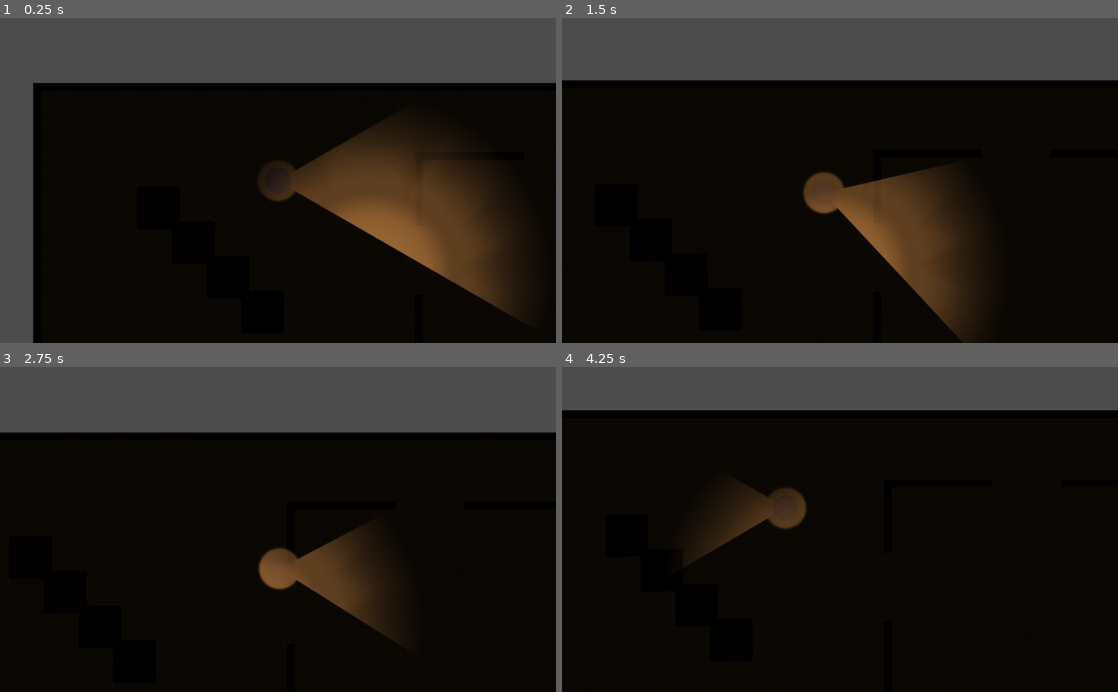
Above: before the commit, frames 1-4 (two rows, left to right).
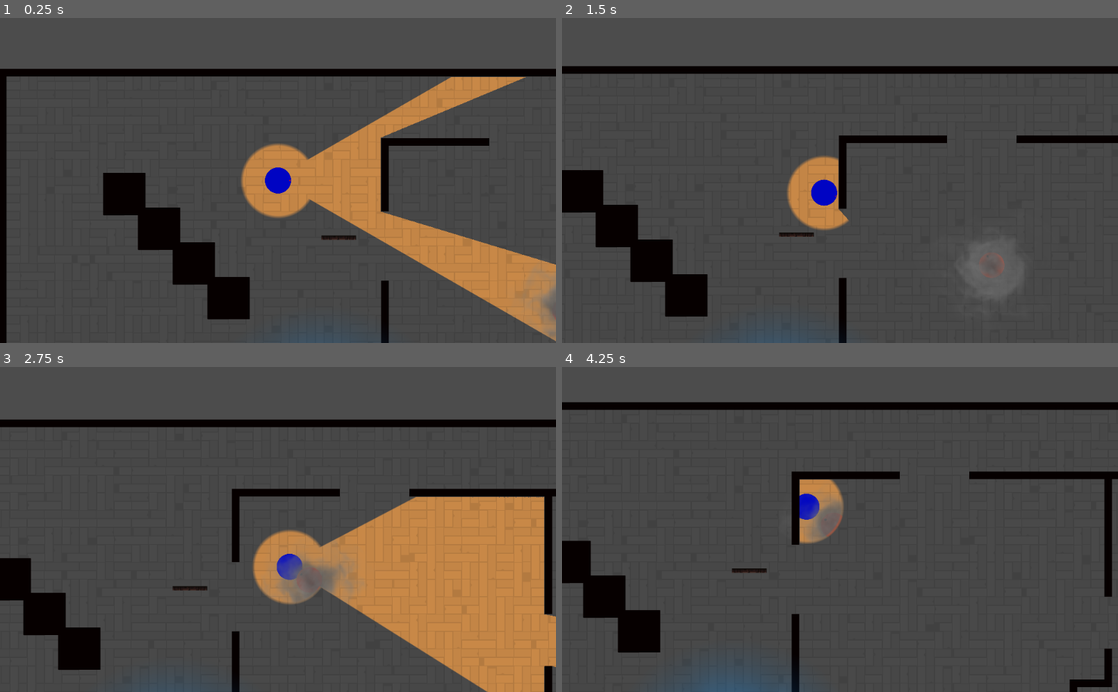
Above: after the commit, the same moments.

Repository: R4nKF1v3/boss
Game: Godot game, scene res://scenes/levels/Test/Test.tscn
Same seed, same stepped clock (60 frames per second), same inputs: the game is played once before the commit and once after it. Before the commit the project has no main scene; this scene is started directly in both runs.
Inputs (mouse positions are in pixels of both pictures, inside the frame that each line leads up to):
- Up to frame 1 (0.25 s): no input
- Up to frame 2 (1.5 s): tap Enter at 0.5 s; move the mouse to (962, 164) at 0.52 s; hold Right (move_right) 0.53-1.28 s; hold Shift (run) 0.53-1.28 s; click (962, 164) at 0.67 s; move the mouse to (728, 196) at 1.27 s; hold Down (move_down) from 1.28 s (still down); tap Shift (run) at 1.35 s
- Up to frame 3 (2.75 s): move the mouse to (333, 458) at 2.02 s; release Down (move_down) at 2.03 s; hold Right (move_right) from 2.03 s (still down); hold Shift (run) from 2.03 s (still down)
- Up to frame 4 (4.25 s): move the mouse to (812, 594) at 2.77 s; release Right (move_right) at 2.78 s; release Shift (run) at 2.78 s; hold Up (move_up) 2.78-3.53 s; tap Shift (run) at 2.85 s; click (812, 594) at 2.92 s; move the mouse to (1006, 578) at 3.52 s; hold Left (move_left) from 3.53 s (still down); hold Shift (run) from 3.53 s (still down)

The runs differ from the first frame. In frame 1, 75% of the frame differs, in the area x 0-100%, y 15-100%; in frame 2, 78%; in frame 3, 78%; in frame 4, 84%, in the area x 0-100%, y 10-100%.

Commit message:
Implementación primitiva de sistema de vision. Cambios varios

Diff:
--- a/entities/player/Player.tscn
+++ b/entities/player/Player.tscn
@@ -6,7 +6,7 @@
 [ext_resource path="res://entities/player/states/motion/Idle.gd" type="Script" id=4]
 [ext_resource path="res://entities/player/states/motion/Walk.gd" type="Script" id=5]
 [ext_resource path="res://entities/player/states/motion/Run.gd" type="Script" id=6]
-[ext_resource path="res://entities/player/fov-01.png" type="Texture" id=7]
+[ext_resource path="res://entities/player/sprites/fov-01.png" type="Texture" id=7]
 [ext_resource path="res://entities/player/player_torso.png" type="Texture" id=8]
 
 [sub_resource type="Animation" id=1]
@@ -66,10 +66,9 @@
 shape = SubResource( 4 )
 
 [node name="FOV" type="Light2D" parent="." index="3"]
-rotation = 1.5708
 texture = ExtResource( 7 )
-mode = 3
-range_item_cull_mask = 2
+mode = 2
+range_item_cull_mask = 3
 shadow_enabled = true
 
 [node name="Trunk" type="Sprite" parent="." index="4"]
--- a/entities/player/camera/CameraPointer.tscn
+++ b/entities/player/camera/CameraPointer.tscn
@@ -1,7 +1,26 @@
-[gd_scene load_steps=3 format=2]
+[gd_scene load_steps=5 format=2]
 
 [ext_resource path="res://entities/player/camera/CameraPointer.gd" type="Script" id=1]
 [ext_resource path="res://entities/player/camera/ScreenShake.tscn" type="PackedScene" id=2]
+
+[sub_resource type="Shader" id=1]
+code = "shader_type canvas_item;
+
+void fragment() {
+	vec4 finalColor = textureLod(SCREEN_TEXTURE, SCREEN_UV, 0.0);
+
+	if (AT_LIGHT_PASS){
+		COLOR = finalColor;
+	} else {
+		float value = dot(finalColor.rgb, vec3(0.2125, 0.7154, 0.0721));
+		//value = dot(finalColor.rgb, vec3(0.1, 0.1, 0.1));
+		COLOR = vec4(value, value, value, 1.0);
+	}
+
+}"
+
+[sub_resource type="ShaderMaterial" id=2]
+shader = SubResource( 1 )
 
 [node name="CameraPointer" type="Position2D"]
 script = ExtResource( 1 )
@@ -19,3 +38,19 @@
 drag_margin_bottom = 0.0
 
 [node name="ScreenShake" parent="CameraOffset/Camera2D" instance=ExtResource( 2 )]
+
+[node name="Control" type="Control" parent="CameraOffset/Camera2D"]
+visible = false
+margin_right = 40.0
+margin_bottom = 40.0
+
+[node name="ColorRect" type="ColorRect" parent="CameraOffset/Camera2D/Control"]
+material = SubResource( 2 )
+anchor_left = 0.5
+anchor_top = 0.5
+anchor_right = 0.5
+anchor_bottom = 0.5
+margin_left = -1044.0
+margin_top = -620.0
+margin_right = 1004.0
+margin_bottom = 580.0
--- /dev/null
+++ b/main/Main.tscn
@@ -0,0 +1,32 @@
+[gd_scene load_steps=4 format=2]
+
+[ext_resource path="res://scenes/levels/Test/Test.tscn" type="PackedScene" id=1]
+
+[sub_resource type="Shader" id=1]
+code = "shader_type canvas_item;
+
+void fragment() {
+    // Get the vertex color or the color from the texture if set
+    vec4 finalColor = min(texture(TEXTURE, UV), COLOR);
+    //vec3 finalColor = textureLod(SCREEN_TEXTURE, SCREEN_UV, 0.0).rgb;
+
+    if(AT_LIGHT_PASS) {
+        // For all fragments in the light we just use the input color
+        COLOR = finalColor;
+    } else {
+        // For all other fragments we make them B&W
+        float value = dot(finalColor.rgb, vec3(0.2125, 0.7154, 0.0721));
+        //value = dot(finalColor.rgb, vec3(0.1, 0.1, 0.1));
+        COLOR = vec4(value, value, value, 1.0);
+    }
+}"
+
+[sub_resource type="ShaderMaterial" id=2]
+shader = SubResource( 1 )
+
+[node name="Main" type="Node"]
+
+[node name="LevelContainer" type="Node" parent="."]
+
+[node name="Test" parent="LevelContainer" instance=ExtResource( 1 )]
+material = SubResource( 2 )
--- a/project.godot
+++ b/project.godot
@@ -21,6 +21,7 @@
 [application]
 
 config/name="boss"
+run/main_scene="res://main/Main.tscn"
 config/icon="res://icon.png"
 
 [autoload]
--- /dev/null
+++ b/resources/props/doors/Door.tscn
@@ -0,0 +1,19 @@
+[gd_scene format=2]
+
+[node name="Door" type="Node2D"]
+
+[node name="Hinge" type="StaticBody2D" parent="."]
+
+[node name="CollisionShape2D" type="CollisionShape2D" parent="Hinge"]
+
+[node name="Doorway" type="RigidBody2D" parent="."]
+gravity_scale = 0.0
+
+[node name="Sprite" type="Sprite" parent="Doorway"]
+
+[node name="CollisionShape2D" type="CollisionShape2D" parent="Doorway"]
+
+[node name="PinJoint2D" type="PinJoint2D" parent="."]
+node_a = NodePath("../Hinge")
+node_b = NodePath("../Doorway")
+disable_collision = false
--- /dev/null
+++ b/resources/props/doors/wooden_door/WoodenDoor.tscn
@@ -0,0 +1,33 @@
+[gd_scene load_steps=6 format=2]
+
+[ext_resource path="res://resources/props/doors/Door.tscn" type="PackedScene" id=1]
+[ext_resource path="res://resources/props/doors/wooden_door/wooden_door.png" type="Texture" id=2]
+
+[sub_resource type="CircleShape2D" id=1]
+radius = 2.0
+
+[sub_resource type="PhysicsMaterial" id=3]
+
+[sub_resource type="RectangleShape2D" id=2]
+extents = Vector2( 31.9765, 4.69978 )
+
+[node name="WoodenDoor" index="0" instance=ExtResource( 1 )]
+
+[node name="Hinge" parent="." index="0"]
+position = Vector2( 31.905, 0 )
+
+[node name="CollisionShape2D" parent="Hinge" index="0"]
+shape = SubResource( 1 )
+
+[node name="Doorway" parent="." index="1"]
+physics_material_override = SubResource( 3 )
+
+[node name="Sprite" parent="Doorway" index="0"]
+texture = ExtResource( 2 )
+
+[node name="CollisionShape2D" parent="Doorway" index="1"]
+shape = SubResource( 2 )
+
+[node name="PinJoint2D" parent="." index="2"]
+position = Vector2( 31.905, 0 )
+disable_collision = true
--- a/scenes/levels/Level.tscn
+++ b/scenes/levels/Level.tscn
@@ -1,34 +1,11 @@
-[gd_scene load_steps=7 format=2]
+[gd_scene load_steps=5 format=2]
 
 [ext_resource path="res://resources/tilesets/pathfinding/pathtile.tres" type="TileSet" id=1]
 [ext_resource path="res://scenes/levels/local_resources/pathfinding/Pathtiles.gd" type="Script" id=2]
 [ext_resource path="res://scenes/levels/Spawns.gd" type="Script" id=3]
 [ext_resource path="res://resources/tilesets/walls/walltile.tres" type="TileSet" id=4]
 
-[sub_resource type="Shader" id=1]
-code = "shader_type canvas_item;
-
-void fragment() {
-    // Get the vertex color or the color from the texture if set
-    vec4 finalColor = min(texture(TEXTURE, UV), COLOR);
-    //vec3 finalColor = textureLod(SCREEN_TEXTURE, SCREEN_UV, 0.0).rgb;
-
-    if(AT_LIGHT_PASS) {
-        // For all fragments in the light we just use the input color
-        COLOR = finalColor;
-    } else {
-        // For all other fragments we make them B&W
-        float value = dot(finalColor.rgb, vec3(0.2125, 0.7154, 0.0721));
-        //value = dot(finalColor.rgb, vec3(0.1, 0.1, 0.1));
-        COLOR = vec4(value, value, value, 1.0);
-    }
-}"
-
-[sub_resource type="ShaderMaterial" id=2]
-shader = SubResource( 1 )
-
 [node name="Level" type="Node2D"]
-material = SubResource( 2 )
 
 [node name="Pathtiles" type="TileMap" parent="."]
 tile_set = ExtResource( 1 )
@@ -41,11 +18,9 @@
 use_parent_material = true
 format = 1
 
-[node name="InsideProps" type="Node2D" parent="."]
+[node name="Props" type="Node2D" parent="Ground"]
 
-[node name="Props" type="Node2D" parent="InsideProps"]
-
-[node name="Spawns" type="Node2D" parent="InsideProps"]
+[node name="Spawns" type="Node2D" parent="Ground"]
 script = ExtResource( 3 )
 
 [node name="Walltiles" type="TileMap" parent="."]
--- a/scenes/levels/Test/Test.tscn
+++ b/scenes/levels/Test/Test.tscn
@@ -1,12 +1,32 @@
-[gd_scene load_steps=9 format=2]
+[gd_scene load_steps=12 format=2]
 
 [ext_resource path="res://scenes/levels/Level.tscn" type="PackedScene" id=1]
 [ext_resource path="res://resources/tilesets/walls/tilesheet_complete.png" type="Texture" id=2]
-[ext_resource path="res://entities/player/PlayerContainer.tscn" type="PackedScene" id=3]
-[ext_resource path="res://entities/npcs/enemies/shadow/EnemyShadow.tscn" type="PackedScene" id=4]
-[ext_resource path="res://scenes/levels/Test/Line2D.gd" type="Script" id=5]
+[ext_resource path="res://resources/props/doors/wooden_door/WoodenDoor.tscn" type="PackedScene" id=3]
+[ext_resource path="res://entities/player/PlayerContainer.tscn" type="PackedScene" id=4]
+[ext_resource path="res://entities/npcs/enemies/shadow/EnemyShadow.tscn" type="PackedScene" id=5]
 [ext_resource path="res://resources/props/lights/testlight/light.png" type="Texture" id=6]
 [ext_resource path="res://resources/placeholders/spawns/PlayerSpawn.tscn" type="PackedScene" id=7]
+
+[sub_resource type="Shader" id=2]
+code = "shader_type canvas_item;
+
+void fragment() {
+    // Get the vertex color or the color from the texture if set
+    vec4 finalColor = min(texture(TEXTURE, UV), COLOR);
+
+    if(AT_LIGHT_PASS) {
+        // For all fragments in the light we just use the input color
+        COLOR = finalColor;
+    } else {
+        // For all other fragments we make them B&W
+        float value = dot(finalColor.rgb, vec3(0.2125, 0.7154, 0.0721));
+        COLOR = vec4(value, value, value, 1.0);
+    }
+}"
+
+[sub_resource type="ShaderMaterial" id=3]
+shader = SubResource( 2 )
 
 [sub_resource type="TileSet" id=1]
 0/name = "tilesheet_complete.png 0"
@@ -67,53 +87,68 @@
 2/shapes = [  ]
 2/z_index = 0
 
+[sub_resource type="CanvasItemMaterial" id=4]
+light_mode = 1
+
 [node name="Test" index="0" instance=ExtResource( 1 )]
+material = SubResource( 3 )
 
 [node name="CanvasModulate" type="CanvasModulate" parent="." index="0"]
-color = Color( 0.0588235, 0.0588235, 0.0588235, 1 )
+color = Color( 0.501961, 0.501961, 0.501961, 1 )
 
 [node name="Pathtiles" parent="." index="1"]
 tile_data = PoolIntArray( 327688, 0, 0, 327689, 0, 0, 327690, 0, 0, 327691, 0, 0, 327692, 0, 0, 327693, 0, 0, 327694, 0 …(5382 unchanged characters)…
+
+[node name="Ground" parent="." index="2"]
+use_parent_material = true
 
 [node name="Groundtiles" parent="Ground" index="0"]
 tile_set = SubResource( 1 )
 cell_size = Vector2( 32, 32 )
 tile_data = PoolIntArray( 589839, 0, 0, 589840, 0, 6, 589841, 0, 0, 589842, 0, 0, 589843, 0, 0, 589844, 0, 11, 589845,  …(34796 unchanged characters)…
 
-[node name="Spawns" parent="InsideProps" index="1"]
-script = null
+[node name="Props" parent="Ground" index="1"]
+use_parent_material = true
 
-[node name="PlayerContainer" parent="InsideProps/Spawns" index="0" instance=ExtResource( 3 )]
-position = Vector2( 924.019, 460.685 )
+[node name="WoodenDoor" parent="Ground/Props" index="0" instance=ExtResource( 3 )]
+position = Vector2( 1099.37, 592.259 )
 
-[node name="EnemyShadow" parent="InsideProps/Spawns" index="1" instance=ExtResource( 4 )]
-editor/display_folded = true
-position = Vector2( 1707.74, 1239.53 )
+[node name="PlayerContainer" parent="Ground/Spawns" index="0" instance=ExtResource( 4 )]
+position = Vector2( 987.484, 486.767 )
 
-[node name="EnemyShadow2" parent="InsideProps/Spawns" index="2" instance=ExtResource( 4 )]
-editor/display_folded = true
-position = Vector2( 1492.29, 1344.75 )
+[node name="EnemyShadow" parent="Ground/Spawns" index="1" instance=ExtResource( 5 )]
+position = Vector2( 1516.16, 727.622 )
 
-[node name="Line2D" type="Line2D" parent="InsideProps/Spawns" index="3"]
-visible = false
-texture_mode = 1075314688
-script = ExtResource( 5 )
+[node name="EnemyShadow2" parent="Ground/Spawns" index="2" instance=ExtResource( 5 )]
+position = Vector2( 815.983, 1418.7 )
 
-[node name="Walltiles" parent="." index="4"]
+[node name="Walltiles" parent="." index="3"]
 tile_data = PoolIntArray( 262151, 0, 1, 262152, 0, 196610, 262153, 0, 196610, 262154, 0, 196610, 262155, 0, 196610, 262 …(3358 unchanged characters)…
 
-[node name="Sprite" type="Sprite" parent="OutsideProps/Props" index="0"]
-modulate = Color( 1, 0.662745, 0.333333, 0.639216 )
-light_mask = 2
-position = Vector2( 1106.8, 641.913 )
-scale = Vector2( 0.665588, 0.665588 )
+[node name="OutsideProps" parent="." index="4"]
+use_parent_material = true
+
+[node name="Props" parent="OutsideProps" index="0"]
+use_parent_material = true
+
+[node name="Light2D" type="Light2D" parent="OutsideProps/Props" index="0"]
+visible = false
+position = Vector2( 1145.05, 974.26 )
+texture = ExtResource( 6 )
+texture_scale = 0.5
+mode = 2
+shadow_enabled = true
+
+[node name="Sprite" type="Sprite" parent="OutsideProps/Props" index="1"]
+modulate = Color( 0.0352941, 0.568627, 1, 0.521569 )
+material = SubResource( 4 )
+position = Vector2( 1080.74, 975.726 )
+scale = Vector2( 0.508298, 0.508298 )
 texture = ExtResource( 6 )
 
-[node name="Notes" parent="." index="6"]
+[node name="Notes" parent="." index="5"]
 visible = false
 
 [node name="PlayerSpawn" parent="Notes" index="0" instance=ExtResource( 7 )]
 use_parent_material = true
 position = Vector2( 676.041, 548.219 )
-[connection signal="new_path" from="InsideProps/Spawns/EnemyShadow" to="InsideProps/Spawns/Line2D" method="_on_EnemyShadow_new_path"]
-[connection signal="new_path" from="InsideProps/Spawns/EnemyShadow2" to="InsideProps/Spawns/Line2D" method="_on_EnemyShadow_new_path"]
Binary file removed: entities/player/fov-01.png
Binary file added: entities/player/sprites/fov-01.png
Not shown, changed: entities/player/sprites/fov-01.png.import
Binary file added: entities/player/sprites/fov_shader-01.png
Not shown, changed: entities/player/sprites/fov_shader-01.png.import
Binary file added: resources/props/doors/wooden_door/wooden_door.png
Not shown, added: resources/props/doors/wooden_door/wooden_door.png.import
Not shown, removed: entities/player/fov.ai
Not shown, added: entities/player/sprites/fov.ai
Not shown, added: entities/player/sprites/fov_shader.ai
Not shown, added: resources/props/doors/wooden_door/wooden_door.psd
